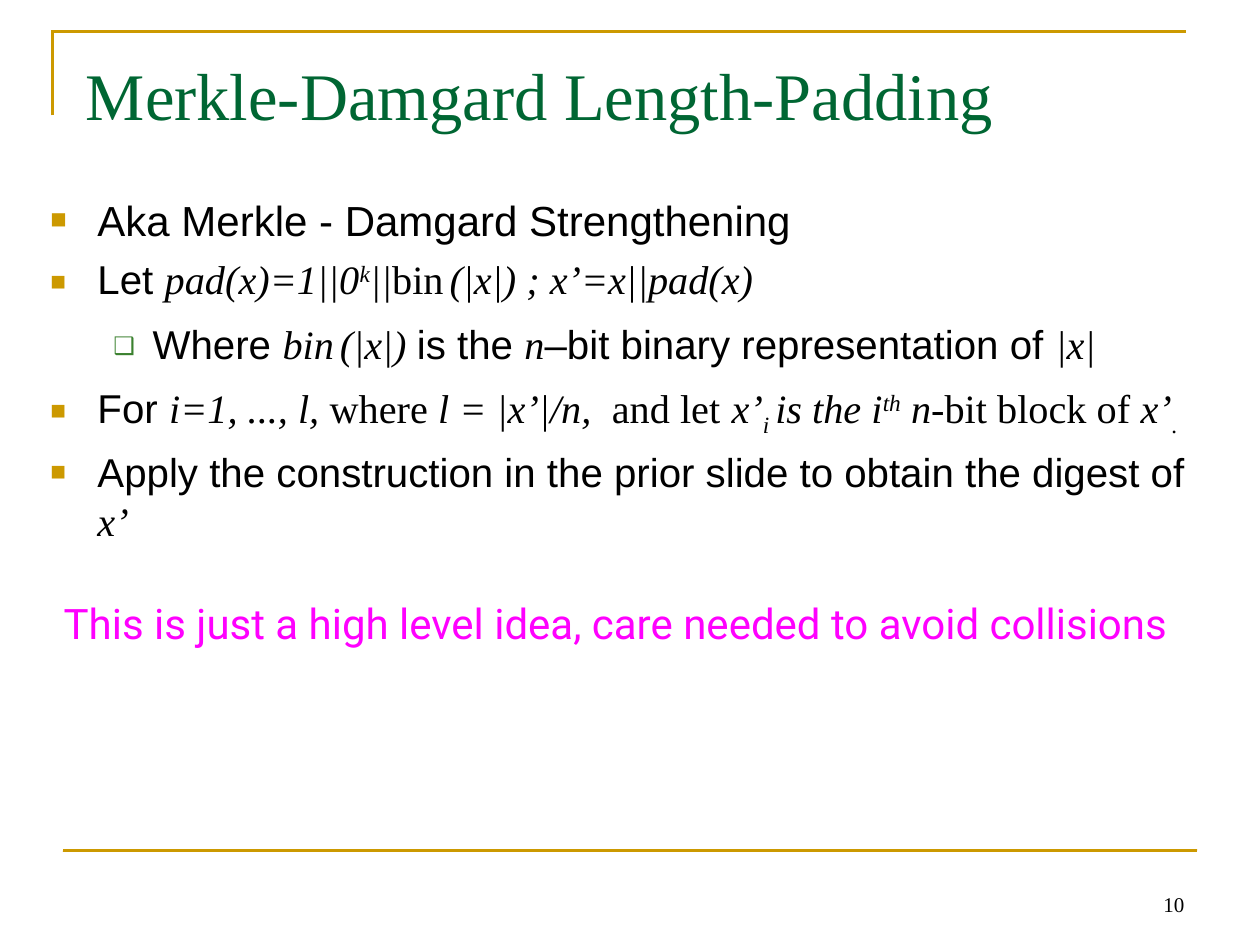
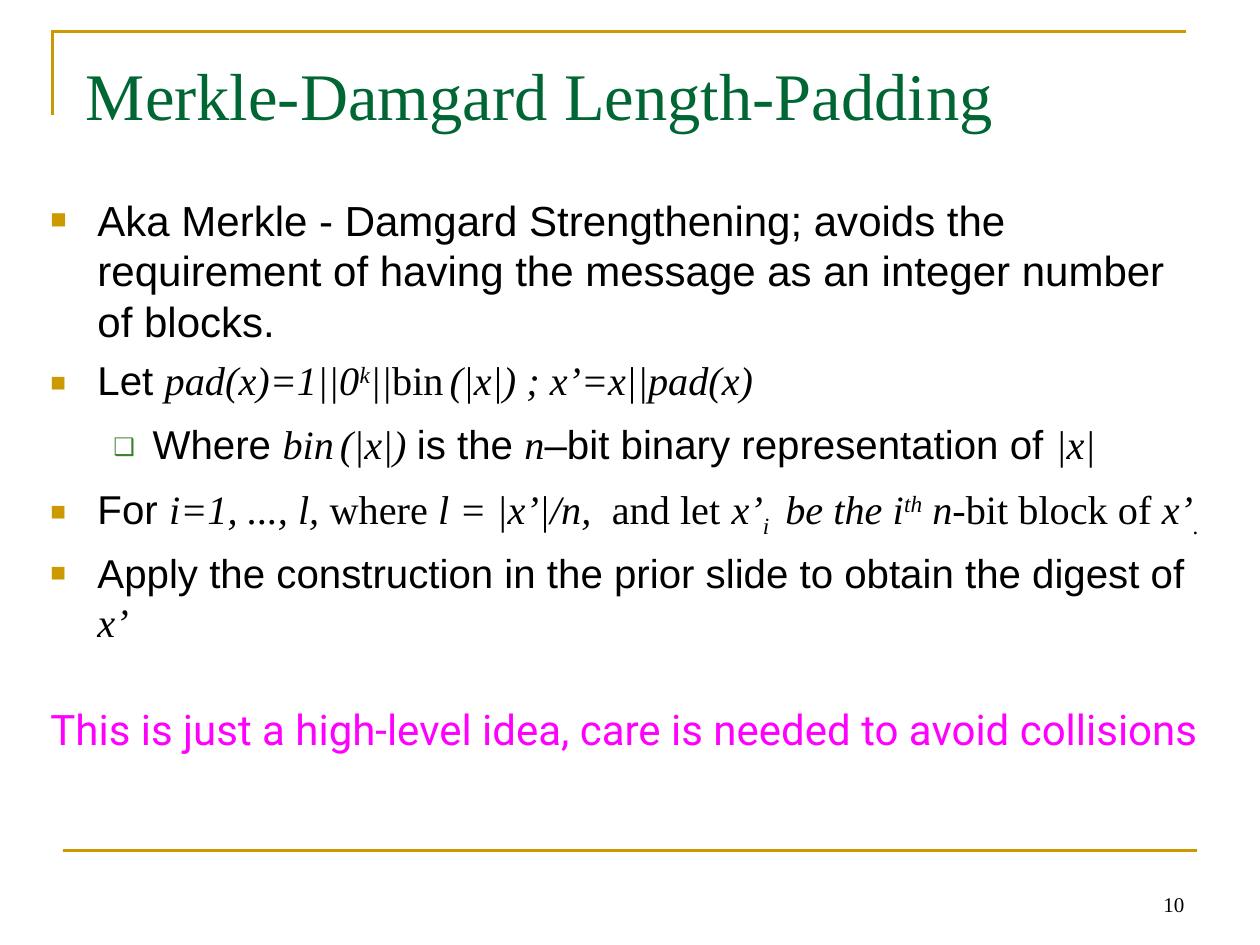
Before and after one commit to GhadaAlmashaqbeh/GhadaAlmashaqbeh.github.io, a slide deck: slide 10 of courses/cse3400-f2026/lecture7.pptx. Drawn at 1260x945 pixels with LibreOffice and Linux fonts; fonts in the diff are those of the drawing. Boxes give left, top, right and bottom in pixels: in the first picture for what was removed or moved away, otherwise in the second. Text is boxed around its words. In the diff, an @@ line names an element or a change of style, - is before the commit and + after.

```diff
--- a/courses/cse3400-f2026/lecture7.pptx
+++ b/courses/cse3400-f2026/lecture7.pptx
@@ text at [97, 205, 1164, 338]: text changed @@
-■ Aka Merkle - Damgard Strengthening
+■ Aka Merkle - Damgard Strengthening; avoids the requirement of having the message as an integer number of blocks.
@@ text at [97, 495, 1193, 534]: text changed @@
-■ For i=1, ..., l, where l = |x’|/n, and let x’i is the ith n-bit block of x’.
+■ For i=1, ..., l, where l = |x’|/n, and let x’i be the ith n-bit block of x’.
@@ text at [50, 713, 1197, 754]: text changed @@
-This is just a high level idea, care needed to avoid collisions
+This is just a high-level idea, care is needed to avoid collisions
```
Also in this commit, not shown: 1 other slide changed, 4 other files.
